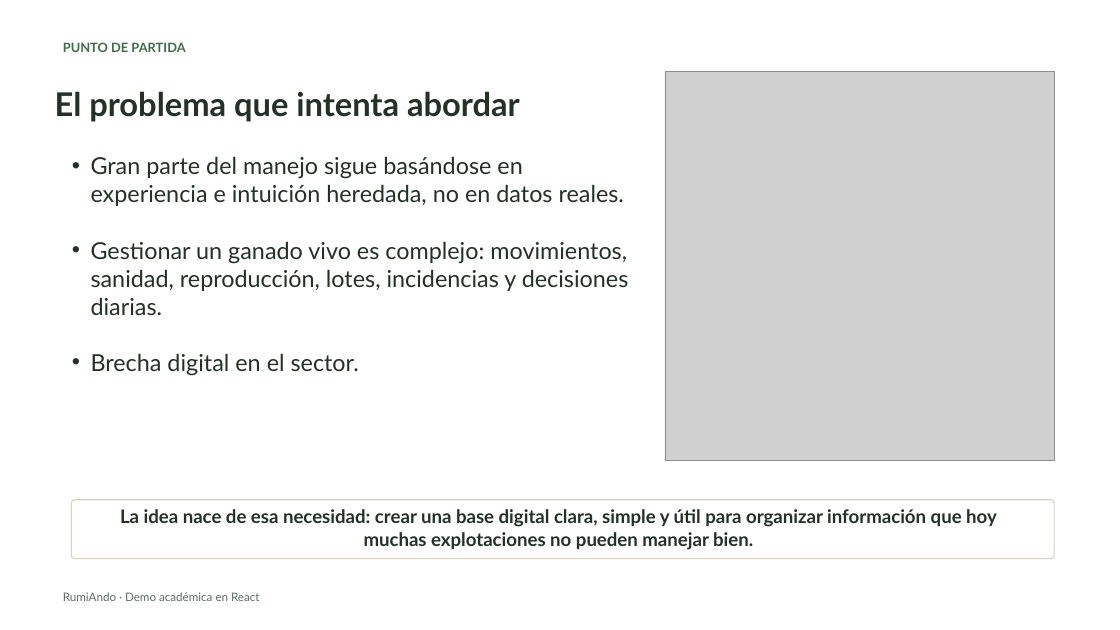
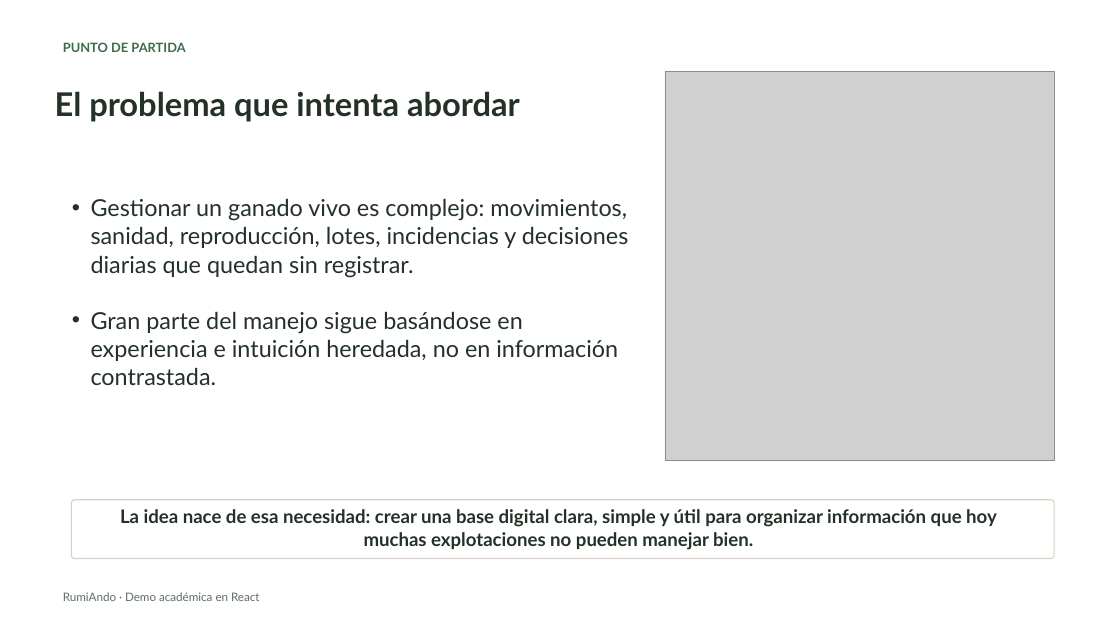
Before and after one commit to MARCOMON94/RumiAndo-web-v1, a slide deck: slide 3 of rumiando-web-v1/docs/rumiando_presentacionv2.pptx. Drawn at 1120x630 pixels with LibreOffice and Linux fonts; fonts in the diff are those of the drawing; grey boxes stand for pictures. Boxes give left, top, right and bottom in pixels: in the first picture for what was removed or moved away, otherwise in the second. Text is boxed around its words. In the diff, an @@ line names an element or a change of style, - is before the commit and + after.

```diff
--- a/rumiando-web-v1/docs/rumiando_presentacionv2.pptx
+++ b/rumiando-web-v1/docs/rumiando_presentacionv2.pptx
@@ text at [91,198,629,385]: text changed @@
-• Gran parte del manejo sigue basándose en experiencia e intuición heredada, no en datos reales.
-• Gestionar un ganado vivo es complejo: movimientos, sanidad, reproducción, lotes, incidencias y decisiones diarias.
-• Brecha digital en el sector.
+• Gestionar un ganado vivo es complejo: movimientos, sanidad, reproducción, lotes, incidencias y decisiones diarias que quedan sin registrar.
+• Gran parte del manejo sigue basándose en experiencia e intuición heredada, no en información contrastada.
```
Also in this commit, not shown: 3 other slides changed.
